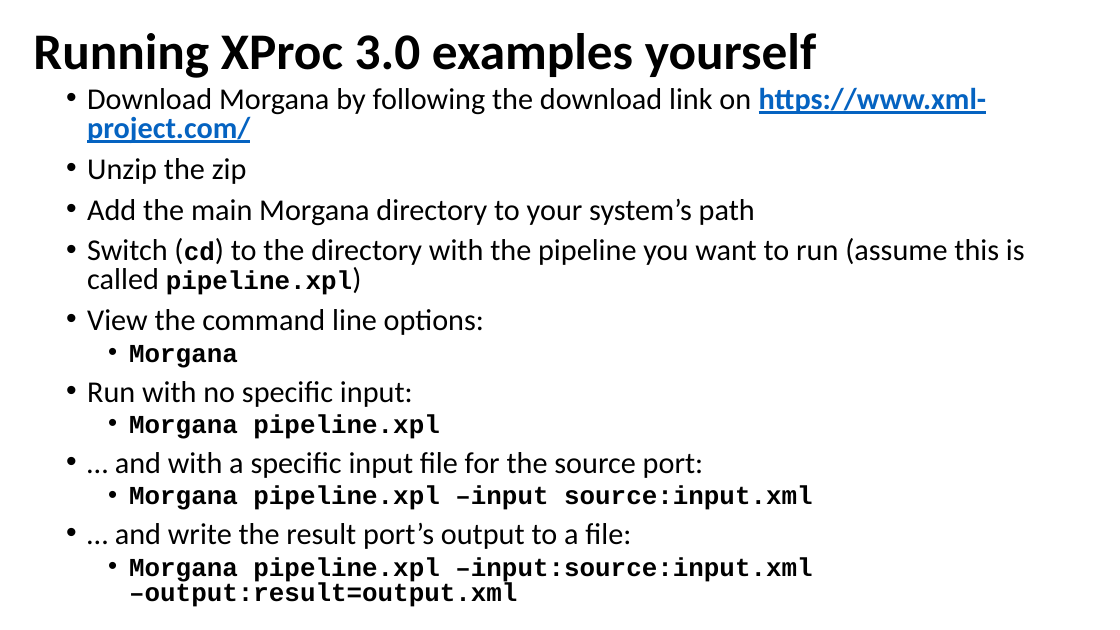
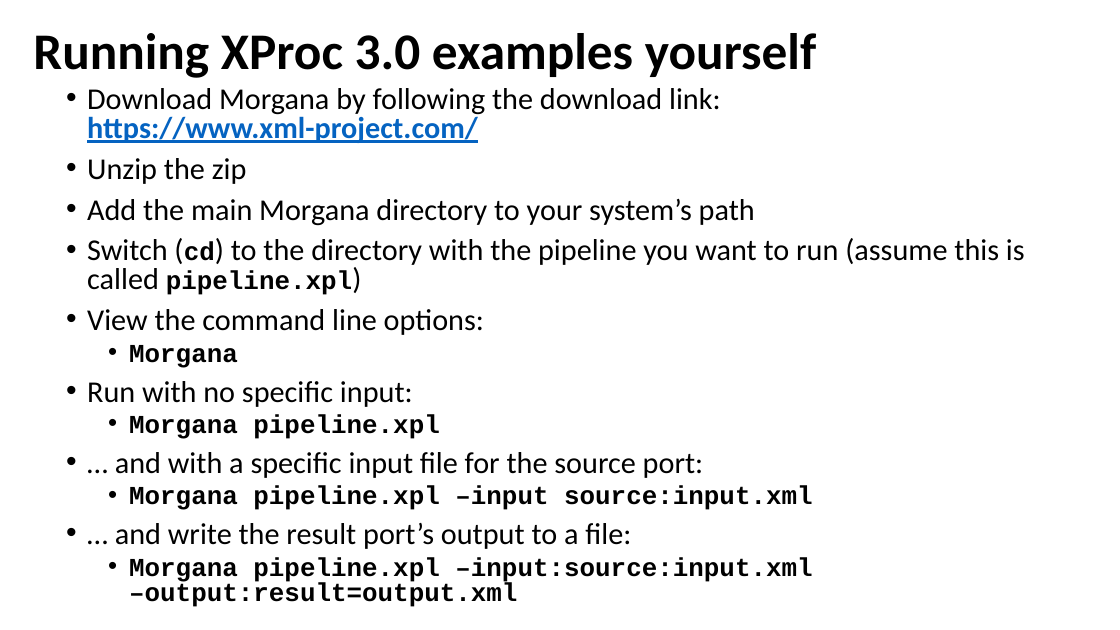
Before and after one commit to xatapult/markupuk-2020, a slide deck: slide 6 of 101-A/presentation/markupuk-2020-101-A.pptx. Drawn at 1120x630 pixels with LibreOffice and Linux fonts; fonts in the diff are those of the drawing; background and template pictures are left out. Boxes give left, top, right and bottom in pixels: in the first picture for what was removed or moved away, otherwise in the second. Text is boxed around its words. In the diff, an @@ line names an element or a change of style, - is before the commit and + after.

```diff
--- a/101-A/presentation/markupuk-2020-101-A.pptx
+++ b/101-A/presentation/markupuk-2020-101-A.pptx
@@ text at (x1=87, y1=88, x2=721, y2=143): text changed @@
-• Download Morgana by following the download link on https://www.xml-project.com/
+• Download Morgana by following the download link:
+  https://www.xml-project.com/
```
Also in this commit, not shown: 2 other slides changed, 1 slide added, 1 other file.
